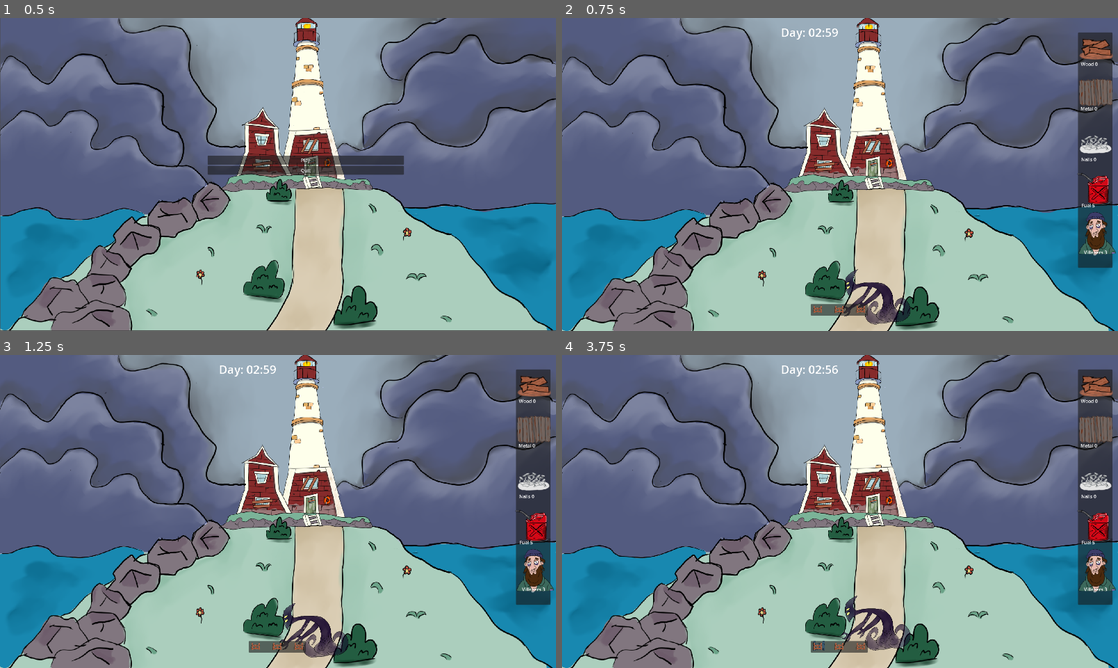
Above: before the commit, frames 1-4 (two rows, left to right).
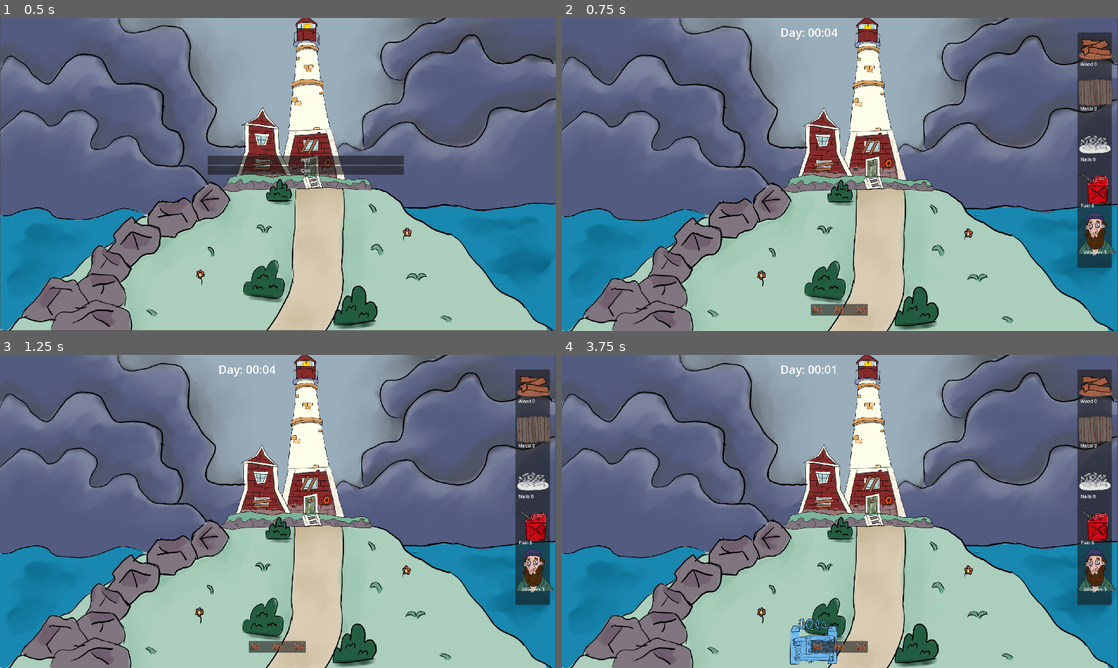
Above: after the commit, the same moments.

Repository: doubledawdle/ProjectLastLight
Game: Godot game, scene res://scenes/main_menu.tscn
The game is run twice, just before and just after one commit, with the same random seed, the same clock (stepped at 60 frames per second) and the same inputs.
Inputs (mouse positions are in pixels of both pictures, inside the frame that each line leads up to):
- Up to frame 1 (0.5 s): no input
- Up to frame 2 (0.75 s): click "Play" at 0.5 s
- Up to frame 3 (1.25 s): no input
- Up to frame 4 (3.75 s): click (817, 646) at 1.25 s; click (840, 646) at 2 s; click (862, 646) at 2.75 s; click (817, 646) at 3.5 s

Frame 1 is identical in both runs. In frame 2, 6.1% of the frame differs, in the area x 0-100%, y 0-100%; in frame 3, 6.1%; in frame 4, 7.0%.

Commit message:
Feat: add enemy spawner and ability to kill monster

Diff:
--- a/project.godot
+++ b/project.godot
@@ -32,6 +32,7 @@
 
 Enemies=""
 Barricades=""
+Monsters=""
 
 [input]
 
--- a/scenes/barricade_level_01.tscn
+++ b/scenes/barricade_level_01.tscn
@@ -13,7 +13,6 @@
 size = Vector2(96, 70)
 
 [node name="Barricade_Level_01" type="Sprite2D" groups=["Barricades"]]
-scale = Vector2(0.5, 0.5)
 texture = ExtResource("1_pn38f")
 offset = Vector2(12, -6)
 script = ExtResource("2_o5ncm")
@@ -32,7 +31,8 @@
 position = Vector2(0, -5)
 shape = SubResource("RectangleShape2D_l37wa")
 
-[node name="EnemyDetection" type="Area2D" parent="."]
+[node name="EnemyDetection" type="Area2D" parent="." groups=["Barricades"]]
+collision_mask = 3
 
 [node name="CollisionShape2D" type="CollisionShape2D" parent="EnemyDetection"]
 position = Vector2(0, -5)
--- a/scenes/barricade_level_02.tscn
+++ b/scenes/barricade_level_02.tscn
@@ -1,9 +1,10 @@
-[gd_scene load_steps=8 format=3 uid="uid://slx2stycgvwc"]
+[gd_scene load_steps=9 format=3 uid="uid://slx2stycgvwc"]
 
 [ext_resource type="Texture2D" uid="uid://cophaahcxdyrw" path="res://Objects/barricade1BP.png" id="1_fmd3m"]
 [ext_resource type="Texture2D" uid="uid://bwpv0ydygro8h" path="res://Objects/barricade2.png" id="1_jammw"]
 [ext_resource type="Script" path="res://scripts/barricade.gd" id="2_qiqy0"]
 [ext_resource type="PackedScene" uid="uid://cqtyy6by08pga" path="res://scenes/inventory_item.tscn" id="3_8frcj"]
+[ext_resource type="Texture2D" uid="uid://cp28r8epp8ukp" path="res://Objects/barricade2BP.png" id="3_jr70f"]
 [ext_resource type="PackedScene" uid="uid://dx2lr2powi77b" path="res://scenes/interactable.tscn" id="5_7wgw5"]
 
 [sub_resource type="RectangleShape2D" id="RectangleShape2D_l37wa"]
@@ -13,11 +14,10 @@
 size = Vector2(96, 70)
 
 [node name="Barricade_Level_02" type="Sprite2D" groups=["Barricades"]]
-scale = Vector2(0.5, 0.5)
 texture = ExtResource("1_fmd3m")
 offset = Vector2(12, -6)
 script = ExtResource("2_qiqy0")
-blueprint_icon = ExtResource("1_fmd3m")
+blueprint_icon = ExtResource("3_jr70f")
 icon = ExtResource("1_jammw")
 hitsBeforeDeath = 20
 
@@ -32,7 +32,8 @@
 position = Vector2(0, -5)
 shape = SubResource("RectangleShape2D_l37wa")
 
-[node name="EnemyDetection" type="Area2D" parent="."]
+[node name="EnemyDetection" type="Area2D" parent="." groups=["Barricades"]]
+collision_mask = 3
 
 [node name="CollisionShape2D" type="CollisionShape2D" parent="EnemyDetection"]
 position = Vector2(0, -5)
--- a/scenes/barricade_level_03.tscn
+++ b/scenes/barricade_level_03.tscn
@@ -1,8 +1,9 @@
-[gd_scene load_steps=8 format=3 uid="uid://d3s1q6qqc85ix"]
+[gd_scene load_steps=9 format=3 uid="uid://d3s1q6qqc85ix"]
 
 [ext_resource type="Texture2D" uid="uid://cophaahcxdyrw" path="res://Objects/barricade1BP.png" id="1_5xnkl"]
 [ext_resource type="Script" path="res://scripts/barricade.gd" id="2_jgl1n"]
 [ext_resource type="PackedScene" uid="uid://cqtyy6by08pga" path="res://scenes/inventory_item.tscn" id="3_2nkny"]
+[ext_resource type="Texture2D" uid="uid://dolu58yhtq275" path="res://Objects/barricade3BP.png" id="3_i4q60"]
 [ext_resource type="Texture2D" uid="uid://dylyxlrdd1jjp" path="res://Objects/barricade3.png" id="3_qyywq"]
 [ext_resource type="PackedScene" uid="uid://dx2lr2powi77b" path="res://scenes/interactable.tscn" id="5_fx0ay"]
 
@@ -13,11 +14,10 @@
 size = Vector2(96, 70)
 
 [node name="Barricade_Level_03" type="Sprite2D" groups=["Barricades"]]
-scale = Vector2(0.5, 0.5)
 texture = ExtResource("1_5xnkl")
 offset = Vector2(12, -6)
 script = ExtResource("2_jgl1n")
-blueprint_icon = ExtResource("1_5xnkl")
+blueprint_icon = ExtResource("3_i4q60")
 icon = ExtResource("3_qyywq")
 hitsBeforeDeath = 40
 
@@ -32,7 +32,8 @@
 position = Vector2(0, -5)
 shape = SubResource("RectangleShape2D_l37wa")
 
-[node name="EnemyDetection" type="Area2D" parent="."]
+[node name="EnemyDetection" type="Area2D" parent="." groups=["Barricades"]]
+collision_mask = 3
 
 [node name="CollisionShape2D" type="CollisionShape2D" parent="EnemyDetection"]
 position = Vector2(0, -5)
--- a/scenes/enemy.gd
+++ b/scenes/enemy.gd
@@ -4,19 +4,23 @@
 const SPEED = 25.0
 var isColliding := false
 
+var health := 20
+
 
 func _physics_process(delta: float) -> void:
+
 
 	# Get the input direction and handle the movement/deceleration.
 	# As good practice, you should replace UI actions with custom gameplay actions.
 	if !isColliding:
 		var direction := Vector2(0,-1)
-		if direction:
-			velocity.y = direction.y * SPEED
-		else:
-			velocity.x = move_toward(velocity.x, 0, SPEED)
+		velocity = direction * SPEED
+	else:
+		velocity = Vector2.ZERO
 
-		move_and_slide()
+	move_and_slide()
+
+
 
 
 func _on_barricade_detection_area_entered(area: Area2D) -> void:
@@ -25,3 +29,12 @@
 
 func _on_barricade_detection_area_exited(area: Area2D) -> void:
 	isColliding = false
+
+func take_damage(damage: int) -> void:
+	health -= damage
+	print("Enemy took damage!")
+	if health <= 0:
+		die()
+
+func die() -> void:
+	queue_free()
--- a/scenes/enemy.tscn
+++ b/scenes/enemy.tscn
@@ -1,28 +1,31 @@
 [gd_scene load_steps=5 format=3 uid="uid://cyvg3qa4nk1s8"]
 
 [ext_resource type="Script" path="res://scenes/enemy.gd" id="1_6r0y7"]
-[ext_resource type="Texture2D" uid="uid://cvvldbb887fh" path="res://Objects/monster.png" id="2_6s41y"]
+[ext_resource type="Texture2D" uid="uid://dr78kiq0v8jip" path="res://Objects/monster (1).png" id="2_ct0dk"]
 
 [sub_resource type="RectangleShape2D" id="RectangleShape2D_n21mj"]
-size = Vector2(1070, 461)
+size = Vector2(269, 114)
 
 [sub_resource type="RectangleShape2D" id="RectangleShape2D_fl64r"]
-size = Vector2(1067, 845)
+size = Vector2(270, 209)
 
-[node name="Enemy" type="CharacterBody2D" groups=["Enemies"]]
+[node name="Enemy" type="CharacterBody2D" groups=["Enemies", "Monsters"]]
+collision_mask = 6
 script = ExtResource("1_6r0y7")
 
 [node name="Sprite2D" type="Sprite2D" parent="." groups=["Enemies"]]
-texture = ExtResource("2_6s41y")
+texture = ExtResource("2_ct0dk")
 
 [node name="WorldCollision" type="CollisionShape2D" parent="." groups=["Enemies"]]
-position = Vector2(8, 229.5)
+position = Vector2(-2.5, 57)
 shape = SubResource("RectangleShape2D_n21mj")
 
 [node name="BarricadeDetection" type="Area2D" parent="." groups=["Enemies"]]
+collision_layer = 2
+collision_mask = 5
 
 [node name="CollisionShape2D" type="CollisionShape2D" parent="BarricadeDetection" groups=["Enemies"]]
-position = Vector2(6.5, 37.5)
+position = Vector2(-3, 9.5)
 shape = SubResource("RectangleShape2D_fl64r")
 
 [connection signal="area_entered" from="BarricadeDetection" to="." method="_on_barricade_detection_area_entered"]
--- a/scenes/light_area.gd
+++ b/scenes/light_area.gd
@@ -16,5 +16,5 @@
 
 
 func _on_body_entered(body):
-	if body.is_in_group("monsters"):
+	if body.is_in_group("Monsters"):
 		body.take_damage(damage)
--- a/scenes/light_area.tscn
+++ b/scenes/light_area.tscn
@@ -16,6 +16,7 @@
 fill_from = Vector2(0.5, 0.5)
 
 [node name="LightArea" type="Area2D"]
+collision_layer = 5
 script = ExtResource("1_ydfp0")
 
 [node name="CollisionShape2D" type="CollisionShape2D" parent="."]
--- a/scenes/main.tscn
+++ b/scenes/main.tscn
@@ -6,10 +6,10 @@
 [ext_resource type="PackedScene" uid="uid://27ahtx5ktldo" path="res://scenes/map/map.tscn" id="2_kb4ue"]
 [ext_resource type="PackedScene" uid="uid://e7562cjsv7yq" path="res://scenes/main_ui.tscn" id="3_anoo3"]
 [ext_resource type="PackedScene" uid="uid://c5kgcri1r6c3u" path="res://scenes/chest.tscn" id="4_fr8jv"]
-[ext_resource type="PackedScene" uid="uid://cyvg3qa4nk1s8" path="res://scenes/enemy.tscn" id="6_y8wtm"]
 [ext_resource type="Texture2D" uid="uid://cseirranyym6r" path="res://Objects/foreground (1).png" id="7_mxr5r"]
 [ext_resource type="PackedScene" uid="uid://dd2f3g5ip044w" path="res://scenes/inventory/inventory_menu.tscn" id="8_rskjx"]
 [ext_resource type="AudioStream" uid="uid://cr0em660c13cc" path="res://Audio/bloodlust-176915.wav" id="9_86egg"]
+[ext_resource type="PackedScene" uid="uid://dumt447pbio1u" path="res://scenes/spawner.tscn" id="11_y21f2"]
 
 [sub_resource type="LabelSettings" id="LabelSettings_xv8yf"]
 font_size = 40
@@ -53,14 +53,13 @@
 stream = ExtResource("9_86egg")
 autoplay = true
 
-[node name="Enemy" parent="." instance=ExtResource("6_y8wtm")]
-position = Vector2(1083, 959)
-scale = Vector2(0.227903, 0.227903)
-
 [node name="Player" parent="." instance=ExtResource("1_rnt2r")]
-position = Vector2(960, 540)
+position = Vector2(962, 540)
 map_scene = ExtResource("2_kb4ue")
 
 [node name="AudioStreamPlayer2D2" type="AudioStreamPlayer2D" parent="."]
 stream = ExtResource("9_86egg")
 autoplay = true
+
+[node name="Spawner" parent="." instance=ExtResource("11_y21f2")]
+position = Vector2(974, 963)
--- a/scenes/player.tscn
+++ b/scenes/player.tscn
@@ -9,6 +9,7 @@
 script = ExtResource("1_d8iwp")
 
 [node name="Area2D" type="Area2D" parent="."]
+collision_mask = 3
 
 [node name="CollisionShape2D" type="CollisionShape2D" parent="Area2D"]
 position = Vector2(-1, -270.5)
--- /dev/null
+++ b/scenes/shadow_monster.tscn
@@ -0,0 +1,50 @@
+[gd_scene load_steps=4 format=3 uid="uid://cxtg1pdgk8680"]
+
+[ext_resource type="Texture2D" uid="uid://dr78kiq0v8jip" path="res://Objects/monster (1).png" id="1_r7jn4"]
+
+[sub_resource type="GDScript" id="GDScript_dytr3"]
+script/source = "extends CharacterBody2D
+
+
+const SPEED = 25.0
+var isColliding := false
+
+var health := 20
+
+
+func _physics_process(delta: float) -> void:
+
+	# Get the input direction and handle the movement/deceleration.
+	# As good practice, you should replace UI actions with custom gameplay actions.
+	if !isColliding:
+		var direction := Vector2(0,-1)
+		velocity = direction * SPEED
+	else:
+		velocity = Vector2.ZERO
+
+	move_and_slide()
+
+
+func _on_barricade_detection_area_entered(area: Area2D) -> void:
+	isColliding = true
+
+
+func _on_barricade_detection_area_exited(area: Area2D) -> void:
+	isColliding = false
+"
+
+[sub_resource type="RectangleShape2D" id="RectangleShape2D_fgvgr"]
+size = Vector2(274, 230)
+
+[node name="ShadowMonster" type="CharacterBody2D"]
+collision_mask = 2
+script = SubResource("GDScript_dytr3")
+
+[node name="Sprite2D" type="Sprite2D" parent="."]
+texture = ExtResource("1_r7jn4")
+
+[node name="Area2D" type="Area2D" parent="."]
+
+[node name="CollisionShape2D" type="CollisionShape2D" parent="Area2D"]
+position = Vector2(1, 7)
+shape = SubResource("RectangleShape2D_fgvgr")
--- /dev/null
+++ b/scenes/spawner.gd
@@ -0,0 +1,50 @@
+extends Node2D
+
+@export var enemy_scene: PackedScene
+@export var spawn_rate := 2.0
+var spawn_timer: Timer
+#var enemy_scene := preload("res://scenes/enemy.tscn")
+var spawn_points := []
+
+
+
+
+# Called when the node enters the scene tree for the first time.
+func _ready():
+	for i in get_children():
+		if i is Marker2D:
+			spawn_points.append(i)
+
+	spawn_timer = Timer.new()
+	spawn_timer.wait_time = spawn_rate
+	spawn_timer.connect("timeout", Callable(self, "_spawn_enemy"))
+	add_child(spawn_timer)
+	stop_spawning()
+
+
+# Called every frame. 'delta' is the elapsed time since the previous frame.
+func _process(delta):
+	pass
+
+
+func _spawn_enemy() -> void:
+
+	var enemy_instance = enemy_scene.instantiate()
+	add_child(enemy_instance)
+	var spawn = spawn_points[randi() % spawn_points.size()]
+	enemy_instance.position = spawn.position
+
+func start_spawning() -> void:
+
+	spawn_timer.start()
+
+func stop_spawning() -> void:
+	spawn_timer.stop()
+
+
+#func _on_timer_timeout():
+	#var spawn = spawn_points[randi() % spawn_points.size()]
+	#
+	#var shadow = enemy_scene.instantiate()
+	#shadow.position = spawn.position
+	#add_child(shadow)
--- /dev/null
+++ b/scenes/spawner.tscn
@@ -0,0 +1,18 @@
+[gd_scene load_steps=3 format=3 uid="uid://dumt447pbio1u"]
+
+[ext_resource type="Script" path="res://scenes/spawner.gd" id="1_o4760"]
+[ext_resource type="PackedScene" uid="uid://cyvg3qa4nk1s8" path="res://scenes/enemy.tscn" id="2_ntyff"]
+
+[node name="Spawner" type="Node2D"]
+position = Vector2(947, 1178)
+script = ExtResource("1_o4760")
+enemy_scene = ExtResource("2_ntyff")
+
+[node name="Marker2D" type="Marker2D" parent="."]
+position = Vector2(-306, 214)
+
+[node name="Marker2D2" type="Marker2D" parent="."]
+position = Vector2(377, 215)
+
+[node name="Marker2D3" type="Marker2D" parent="."]
+position = Vector2(19, 229)
--- a/scripts/game_state_manager.gd
+++ b/scripts/game_state_manager.gd
@@ -5,6 +5,7 @@
 
 signal update_timer(time_left: float)
 signal change_background(cycle: DayCycle)
+
 
 enum States {
 	BEGINNING,
@@ -23,14 +24,14 @@
 var current_state
 var current_cycle: DayCycle = DayCycle.DAY
 
-var day_duration: float = 180.0 # Duration of the day phase in seconds
-var evening_duration: float = 120.0 # Duration of the evening phase in seconds
-var night_duration: float = 180.0 # Duration of the night phase in seconds
+#var day_duration: float = 180.0 # Duration of the day phase in seconds
+#var evening_duration: float = 120.0 # Duration of the evening phase in seconds
+#var night_duration: float = 180.0 # Duration of the night phase in seconds
 
 # For testing
-#var day_duration: float = 5.0 # Duration of the day phase in seconds
-#var evening_duration: float = 5.0 # Duration of the evening phase in seconds
-#var night_duration: float = 5.0 # Duration of the night phase in seconds
+var day_duration: float = 5.0 # Duration of the day phase in seconds
+var evening_duration: float = 5.0 # Duration of the evening phase in seconds
+var night_duration: float = 30.0 # Duration of the night phase in seconds
 
 
 var day_timer: Timer
--- a/scripts/inventory_icon.gd
+++ b/scripts/inventory_icon.gd
@@ -19,6 +19,6 @@
 	$Label.text = resource_name + " " + str(ResourceInventory.get_resource_amount(resource_type))
 
 func _on_resource_changed(resource: ResourceInventory.ResourceType) -> void:
-	print("resource type", resource)
+
 	if resource == self.resource_type:
 		_update_label()
--- a/scripts/main.gd
+++ b/scripts/main.gd
@@ -1,6 +1,8 @@
 extends Node2D
 
 var notification_timer: Timer = null
+
+@onready var spawner = $Spawner
 
 
 # Called when the node enters the scene tree for the first time.
@@ -48,3 +50,16 @@
 		$Foreground.texture = load("res://Objects/foreground-Night.png")
 	else:
 		$Foreground.texture = load("res://Objects/foreground (1).png")
+
+	if curr_cycle == GameStateManager.DayCycle.NIGHT:
+		_start_spawners()
+	else:
+		_stop_spawners()
+
+func _start_spawners() -> void:
+
+	spawner.start_spawning()
+
+func _stop_spawners() -> void:
+
+	spawner.stop_spawning()
Binary file changed: Objects/barricade1.png
Binary file changed: Objects/barricade2.png
Binary file added: Objects/barricade2BP.png
Not shown, added: Objects/barricade2BP.png.import
Binary file changed: Objects/barricade3.png
Binary file added: Objects/barricade3BP.png
Not shown, added: Objects/barricade3BP.png.import
Binary file added: Objects/monster (1).png
Not shown, added: Objects/monster (1).png.import
Not shown: 1 places in scenes/main_ui.tscn that only renumber resources
